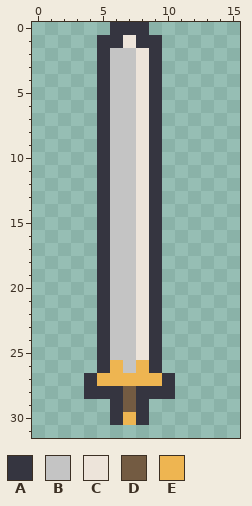
Two versions of one pixel-art sprite, assets/images/sword.png. That is the earlier state.
The file is 16x32 pixels.
Palette (. is transparent): A #353540  B #c4c4c4  C #ede4da  D #735b42  E #eeb551
After the commit:
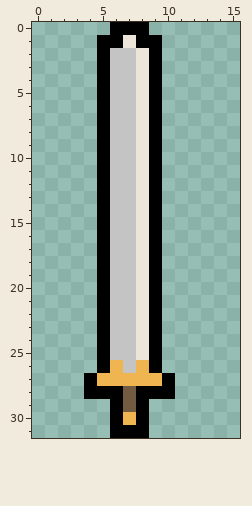
Changes in this commit:
colour A: #353540 -> #000000
y 31: x 6..8 ... -> AAA
Pixel boxes of the changes (left, top, right, bottom) in both pictures:
changed: (84, 22, 175, 438)
